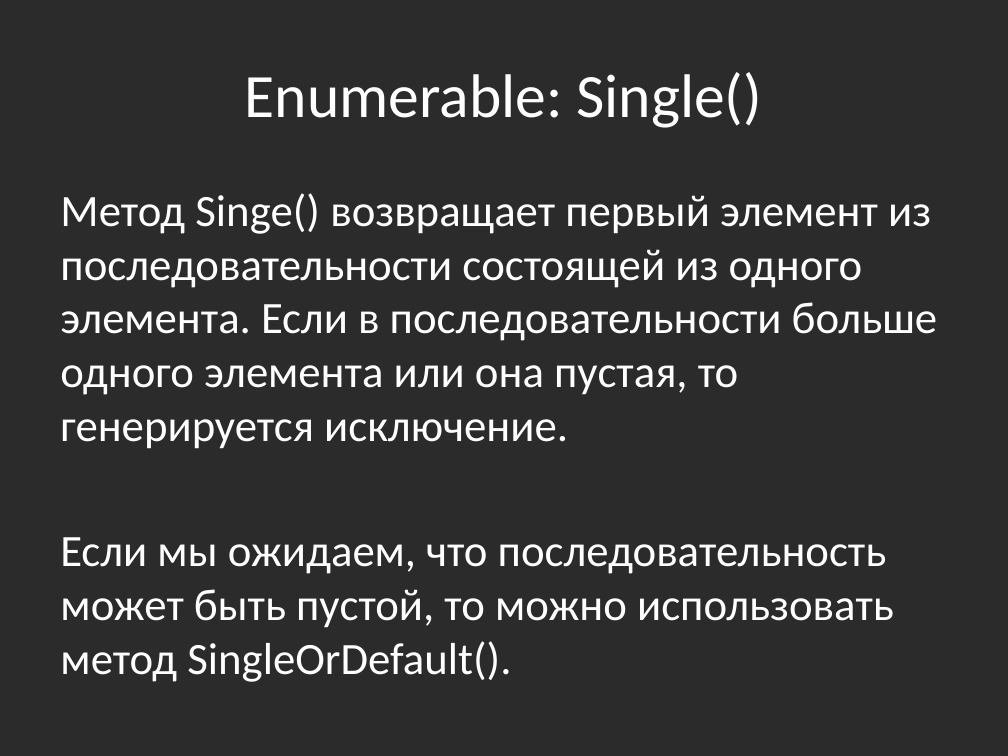
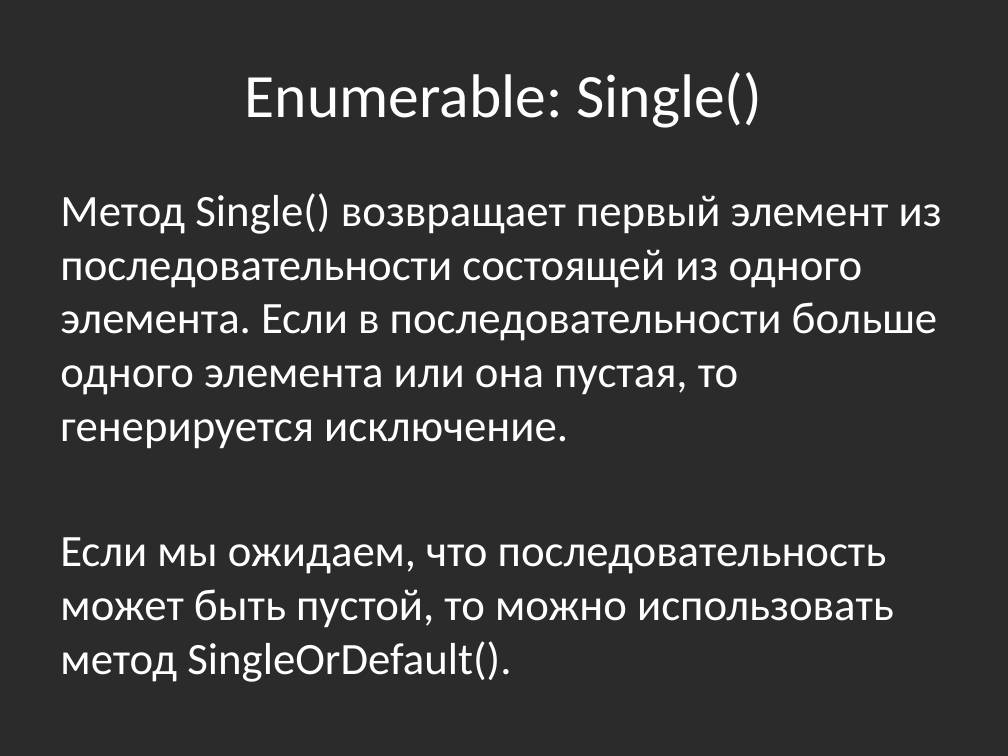
Before and after one commit to bazile/Training, a slide deck: slide 23 of Presentation/lesson-11-linq.pptx. Drawn at 1008x756 pixels with LibreOffice and Linux fonts; fonts in the diff are those of the drawing; background and template pictures are left out; a plain dark background stands for a picture behind light text. Boxes give left, top, right and bottom in pixels: in the first picture for what was removed or moved away, otherwise in the second. Text is boxed around its words. In the diff, an @@ line names an element or a change of style, - is before the commit and + after.

Commit message:
Fixed typo

```diff
--- a/Presentation/lesson-11-linq.pptx
+++ b/Presentation/lesson-11-linq.pptx
@@ text at <box>60,193,942,449</box>: text changed @@
-Метод Singe() возвращает первый элемент из последовательности состоящей из одного элемента. Если в последовательности больше одного элемента или она пустая, то генерируется исключение.
+Метод Single() возвращает первый элемент из последовательности состоящей из одного элемента. Если в последовательности больше одного элемента или она пустая, то генерируется исключение.
```
